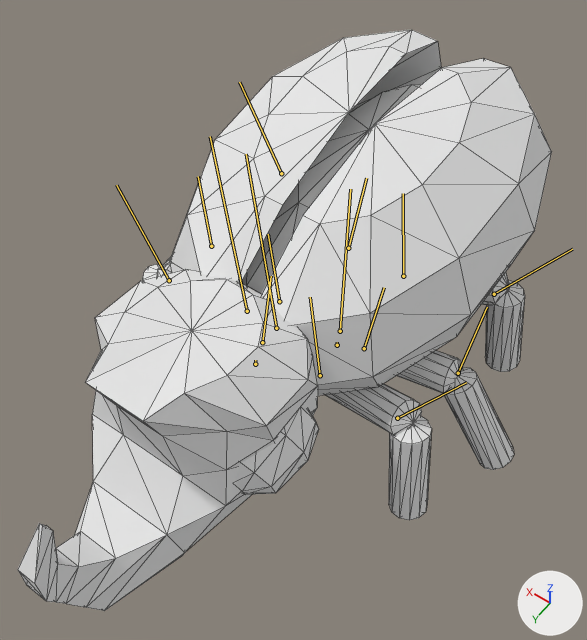
The glTF model assets/models/enemies/bettle.glb, before and after one commit.
Camera for both pictures: a camera (50 mm lens) standing at (-0.97, 1.66, 2.61) and looking at (-0.02, 0.32, 0.51). Lighting does not change. The marker at lower right points along +X, +Y and +Z. The picture after the commit comes second. Both versions are drawn at frame 7 of the action 'walk'; the numbers are the values there. The bones that bend it are drawn over the model as lines. Mesh edges are drawn as thin lines.
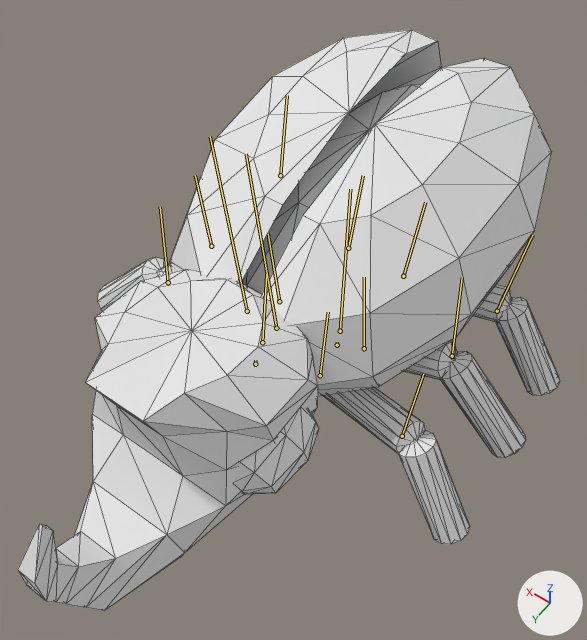
Commit message: raw: update bettle walk animation

Pixel boxes [x1, y1, x2, y2] of what changed, in the pictures (587 x 640 px):
'Mesh_0', posed
    before: [18, 30, 552, 611]
    after: [18, 30, 560, 611]
bone 'left_front_leg', root to tip
    before: (320, 375) to (310, 297)
    after: (320, 375) to (328, 312)
bone 'left_front_leg2', root to tip
    before: (397, 418) to (466, 382)
    after: (402, 436) to (423, 374)
bone 'right_front_leg', root to tip
    before: (262, 342) to (271, 276)
    after: (262, 342) to (266, 274)
bone 'right_front_leg2', root to tip
    before: (169, 280) to (116, 185)
    after: (168, 282) to (160, 206)
bone 'left_center_leg', root to tip
    before: (364, 348) to (384, 287)
    after: (364, 348) to (364, 277)
bone 'left_center_leg2', root to tip
    before: (458, 373) to (487, 307)
    after: (452, 356) to (462, 277)
bone 'right_center_leg2', root to tip
    before: (211, 246) to (198, 176)
    after: (211, 246) to (195, 175)
bone 'left_rear_leg', root to tip
    before: (403, 276) to (403, 193)
    after: (403, 276) to (425, 202)
bone 'left_rear_leg2', root to tip
    before: (494, 294) to (572, 249)
    after: (497, 311) to (532, 235)
bone 'right_rear_leg', root to tip
    before: (348, 248) to (366, 178)
    after: (348, 248) to (363, 175)
bone 'right_rear_leg2', root to tip
    before: (281, 173) to (239, 82)
    after: (280, 175) to (287, 95)

The edits, one by one:
Bone 'left_front_leg' (bone_left_front_leg) turns from (-4, 16, -7) to (0, 17, 5) degrees about its own x, y and z.
Bone 'left_front_leg2' (bone_left_front_leg2) turns from (7, -2, 32) to (0, 0, 0) degrees about its own x, y and z.
Bone 'right_front_leg' (bone_right_front_leg) turns from (-4, -19, 7) to (-3, -19, 5) degrees about its own x, y and z.
Bone 'right_front_leg2' (bone_right_front_leg2) turns from (7, 2, -32) to (0, 0, 0) degrees about its own x, y and z.
Bone 'left_center_leg' (bone_left_center_leg) turns from (0, 1, 7) to (0, 1, -5) degrees about its own x, y and z.
Bone 'left_center_leg2' (bone_left_center_leg2) turns from (0, 0, -2) to (0, 0, 0) degrees about its own x, y and z.
Bone 'right_center_leg2' (bone_right_center_leg2) turns from (0, 0, 2) to (0, 0, 0) degrees about its own x, y and z.
Bone 'left_rear_leg' (bone_left_rear_leg) turns from (4, -22, -8) to (-1, -22, 5) degrees about its own x, y and z.
Bone 'left_rear_leg2' (bone_left_rear_leg2) turns from (-4, 1, 35) to (0, 0, 0) degrees about its own x, y and z.
Bone 'right_rear_leg' (bone_right_rear_leg) turns from (3, 21, 8) to (3, 21, 5) degrees about its own x, y and z.
Bone 'right_rear_leg2' (bone_right_rear_leg2) turns from (-4, -1, -35) to (0, 0, 0) degrees about its own x, y and z.
